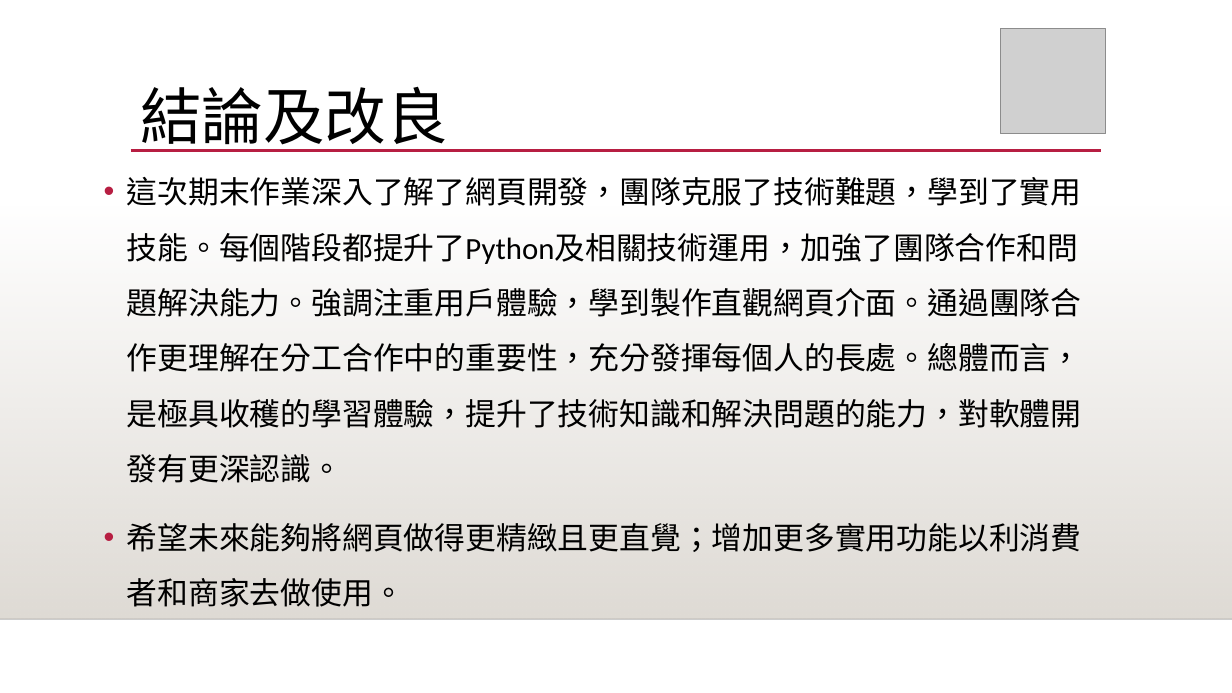
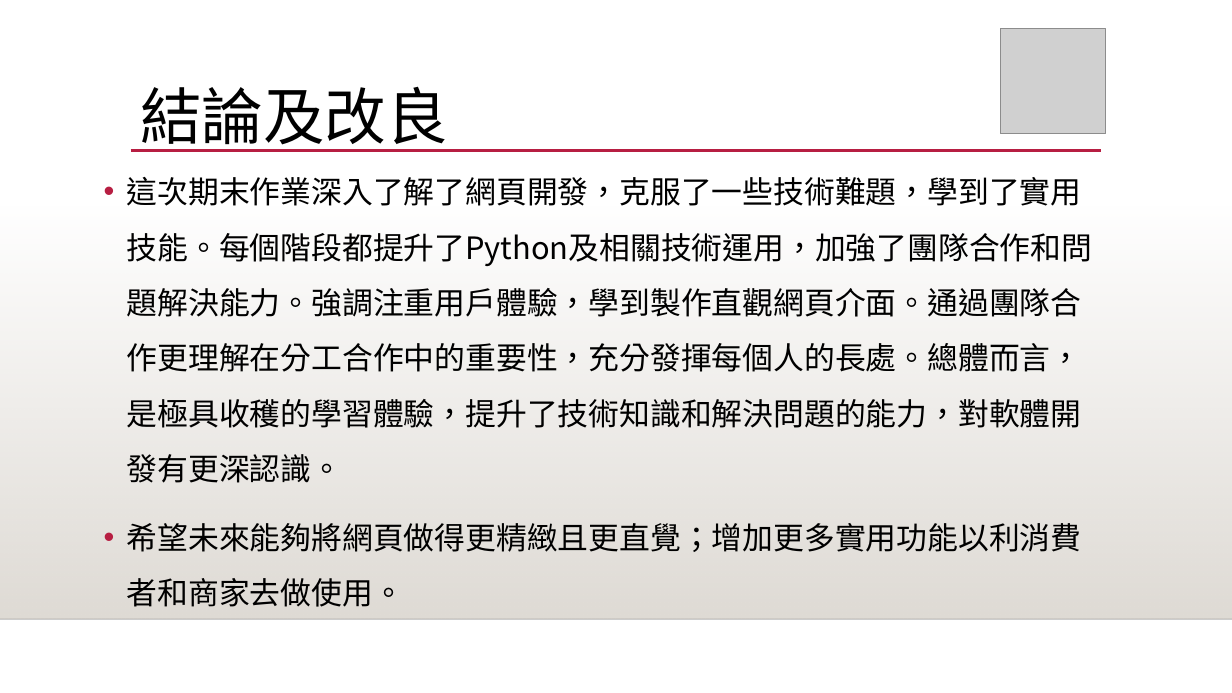
Before and after one commit to s8591120/ordersystem, a slide deck: slide 12 of 網頁點餐系統.pptx (slide 11 before the commit). Drawn at 1232x693 pixels with LibreOffice and Linux fonts; fonts in the diff are those of the drawing; grey boxes stand for pictures; background and template pictures are left out. Boxes give left, top, right and bottom in pixels: in the first picture for what was removed or moved away, otherwise in the second. Text is boxed around its words. In the diff, an @@ line names an element or a change of style, - is before the commit and + after.

```diff
--- a/網頁點餐系統.pptx
+++ b/網頁點餐系統.pptx
@@ text at [127, 177, 1093, 483]: text changed; font Calibri to Noto Sans CJK SC @@
-• 這次期末作業深入了解了網頁開發，團隊克服了技術難題，學到了實用技能。每個階段都提升了Python及相關技術運用，加強了團隊合作和問題解決能力。強調注重用戶體驗，學到製作直觀網頁介面。通過團隊合作更理解在分工合作中的重要性，充分發揮每個人的長處。總體而言，是極具收穫的學習體驗，提升了技術知識和解決問題的能力，對軟體開發有更深認識。
+• 這次期末作業深入了解了網頁開發，克服了一些技術難題，學到了實用技能。每個階段都提升了Python及相關技術運用，加強了團隊合作和問題解決能力。強調注重用戶體驗，學到製作直觀網頁介面。通過團隊合作更理解在分工合作中的重要性，充分發揮每個人的長處。總體而言，是極具收穫的學習體驗，提升了技術知識和解決問題的能力，對軟體開發有更深認識。
```
Also in this commit, not shown: 10 other slides changed, 1 slide added, 1 other file.
